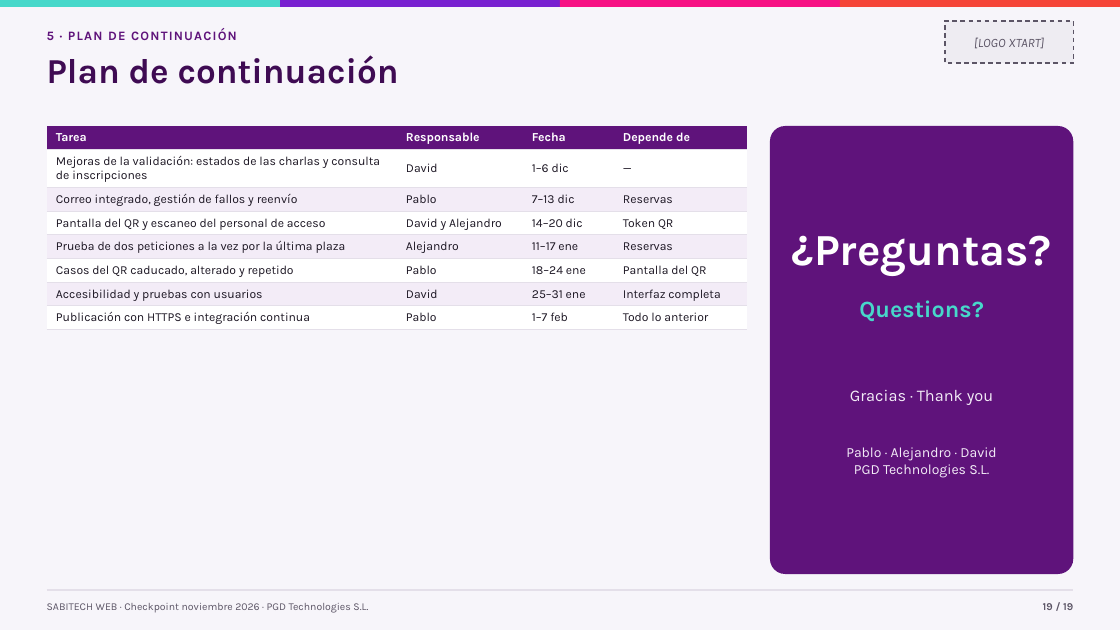
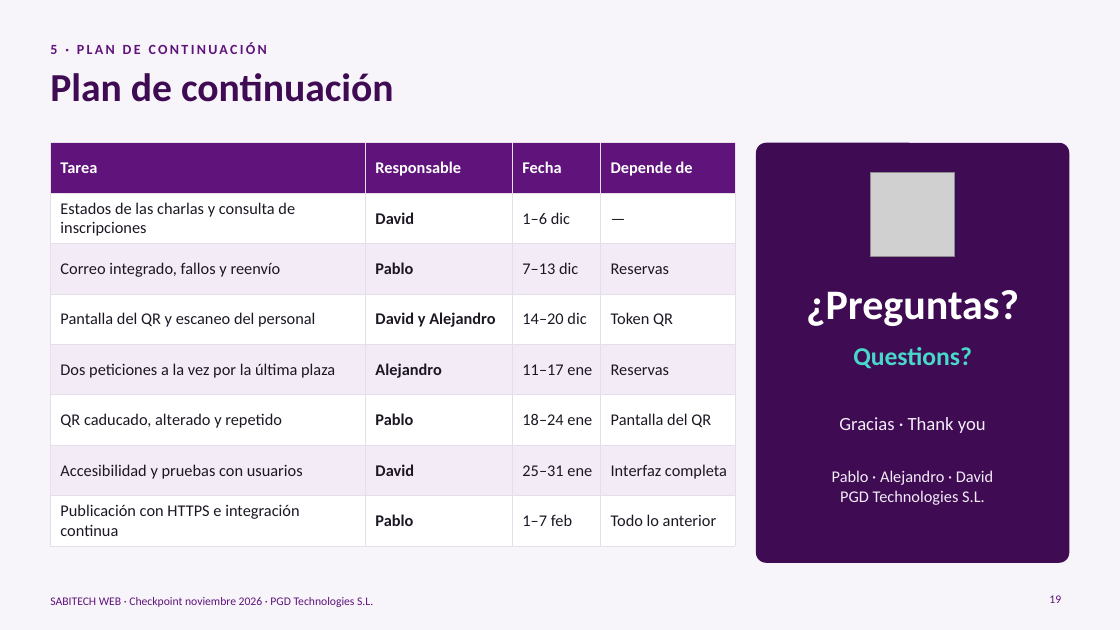
Before and after one commit to pablopedron/SABITECH, a slide deck: slide 19 of documents/Presentacion/Presentación_Sabitech.pptx. Drawn at 1120x630 pixels with LibreOffice and Linux fonts; fonts in the diff are those of the drawing; grey boxes stand for pictures; background and template pictures are left out. Boxes give left, top, right and bottom in pixels: in the first picture for what was removed or moved away, otherwise in the second. Text is boxed around its words. In the diff, an @@ line names an element or a change of style, - is before the commit and + after.

Commit message:
Presentación del checkpoint: 19 diapositivas con capturas reales, logo de XTART y notas del orador

```diff
--- a/documents/Presentacion/Presentación_Sabitech.pptx
+++ b/documents/Presentacion/Presentación_Sabitech.pptx
@@ rectangle removed at (x1=0, y1=0, x2=280, y2=7) @@
@@ rectangle removed at (x1=280, y1=0, x2=560, y2=7) @@
@@ rectangle removed at (x1=560, y1=0, x2=840, y2=7) @@
@@ rectangle removed at (x1=840, y1=0, x2=1120, y2=7) @@
@@ rectangle removed at (x1=945, y1=21, x2=1074, y2=63) @@
-[LOGO XTART]
@@ text "5 · PLAN DE CONTINUACIÓN" moved from (x1=47, y1=29, x2=237, y2=40) to (x1=50, y1=42, x2=267, y2=54) @@
@@ text "5 · PLAN DE CONTINUACIÓN" at (x1=50, y1=42, x2=267, y2=54): size 11 to 12 pt, font Karla to Calibri, letter spacing 1 to 2 pt; more space between paragraphs; vertical alignment top to middle @@
@@ title "Plan de continuación" moved from (x1=47, y1=55, x2=399, y2=84) to (x1=50, y1=73, x2=394, y2=102) @@
@@ title "Plan de continuación" at (x1=50, y1=73, x2=394, y2=102): size 30 to 34 pt, font Karla to Calibri @@
@@ table at (x1=50, y1=143, x2=735, y2=540) @@
-row 2, column 1: Mejoras de la validación: estados de las charlas y consulta de inscripciones
+row 2, column 1: Estados de las charlas y consulta de inscripciones
-row 3, column 1: Correo integrado, gestión de fallos y reenvío
+row 3, column 1: Correo integrado, fallos y reenvío
-row 4, column 1: Pantalla del QR y escaneo del personal de acceso
+row 4, column 1: Pantalla del QR y escaneo del personal
-row 5, column 1: Prueba de dos peticiones a la vez por la última plaza
+row 5, column 1: Dos peticiones a la vez por la última plaza
-row 6, column 1: Casos del QR caducado, alterado y repetido
+row 6, column 1: QR caducado, alterado y repetido
@@ size 10.5 to 14 pt, font Karla to Calibri in "Tarea", "Responsable", "Fecha", "Depende de" and 23 more places @@
@@ bold on in "David", "Pablo", "David y Alejandro", "Alejandro" and 3 more places @@
@@ borders changed @@
@@ table resized from (x1=47, y1=126, x2=747, y2=574) to (x1=50, y1=143, x2=735, y2=540) @@
@@ rounded rectangle resized from (x1=770, y1=126, x2=1074, y2=574) to (x1=756, y1=143, x2=1070, y2=563) @@
@@ rounded rectangle at (x1=756, y1=143, x2=1070, y2=563): fill #5F137B to #3F0B53; proportions changed @@
@@ picture added at (x1=870, y1=172, x2=954, y2=256) @@
@@ text "¿Preguntas?" moved from (x1=791, y1=235, x2=1052, y2=276) to (x1=806, y1=290, x2=1019, y2=326) @@
@@ text "¿Preguntas?" at (x1=806, y1=290, x2=1019, y2=326): size 38 to 36 pt, font Karla to Calibri @@
@@ text "Questions?" moved from (x1=859, y1=300, x2=983, y2=321) to (x1=853, y1=347, x2=972, y2=369) @@
@@ text "Questions?" at (x1=853, y1=347, x2=972, y2=369): size 20 to 22 pt, font Karla to Calibri @@
@@ text "Gracias · Thank you" moved from (x1=850, y1=390, x2=993, y2=405) to (x1=839, y1=417, x2=986, y2=433) @@
@@ text "Gracias · Thank you" at (x1=839, y1=417, x2=986, y2=433): size 14 to 16 pt, font Karla to Calibri @@
@@ text "Pablo · Alejandro · David" moved from (x1=846, y1=447, x2=996, y2=478) to (x1=832, y1=470, x2=993, y2=505) @@
@@ text "Pablo · Alejandro · David" at (x1=832, y1=470, x2=993, y2=505): size 12 to 14 pt, font Karla to Calibri @@
@@ line removed from (47, 591) to (1074, 591) @@
@@ text added at (x1=50, y1=597, x2=373, y2=607), 10 pt, text #5F137B @@
+SABITECH WEB · Checkpoint noviembre 2026 · PGD Technologies S.L.
@@ page number at (x1=1049, y1=595, x2=1061, y2=603): text changed; size 9 to 10 pt; font Karla to Calibri; text colour #5C5566 to #5F137B; bold off @@
-19 / 19
+19
@@ text removed at (x1=47, y1=603, x2=368, y2=613) @@
-SABITECH WEB · Checkpoint noviembre 2026 · PGD Technologies S.L.
```
Also in this commit, not shown: 18 other slides changed.
